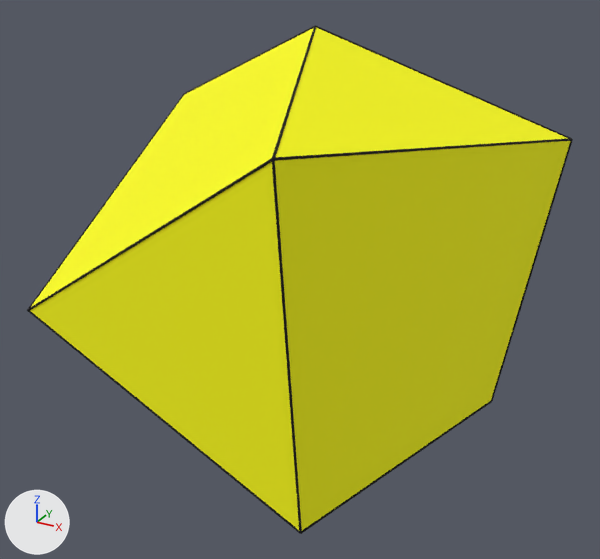
The COLLADA model quiz_110.dae as it was, and as the next commit left it.
Both versions are drawn from a 50 mm camera at (1.72, -3.17, 1.5) aimed at (-0.04, 0.03, -0.1). Lighting does not change. The marker at lower left points along +X, +Y and +Z. The first picture is the older version.

Objects in the first picture: 'Node.003', 'Node.005', 'Node.006', 'Node.007', 'Node.008', 'Node.009', 'Node.011', 'Node.015', 'Node.016', 'Node.017', 'visgeom_0'.
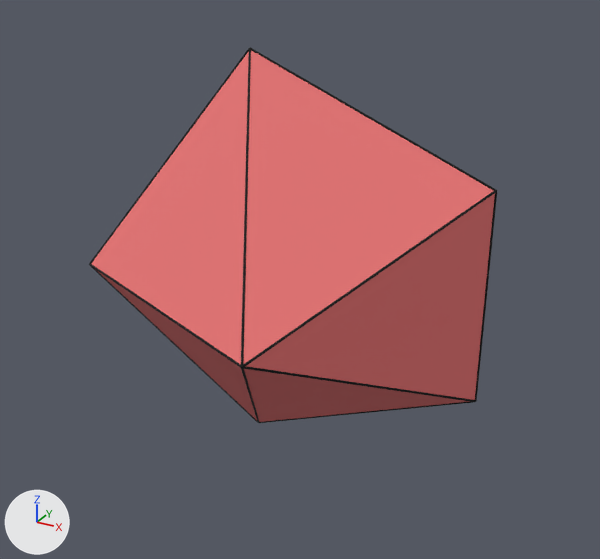
The change, as a list of edits to the scene's bpy script:
```text
Add mat_m_e67373ff:
    mat_m_e67373ff = principled_material('m_e67373ff')
    mat_m_e67373ff.base_color = (0.791, 0.171, 0.171)  # red #e67373
    mat_m_e67373ff.roughness = 0.9
Change me_visgeom_0:
    used by ob_visgeom_0; location = (0.0, 0.0, 0.0)
    remove me_visgeom_0.from_pydata(...)  # 10 vertices, 16 faces; spans x -1.04..1.04, y -0.9..1.11, z -1.2..1.06
    remove me_visgeom_0.materials.append(mat_m_ffff00ff)  # yellow #ffff00
    add me_visgeom_0.from_pydata(...)  # 8 vertices, 12 faces; spans x -0.87..0.87, y -0.96..0.96, z -0.96..0.96
    me_visgeom_0 part 1: the whole mesh is rebuilt
    add me_visgeom_0.materials.append(mat_m_e67373ff)  # red #e67373
Change ob_node_003:
    ob_node_003.location: (0.978, 0.319, 0.0344) -> (-0.571, 0.245, 0.481)
    ob_node_003.rotation_euler: (-0.37, 0.0982, -0.0184) -> (0.47, 0.509, 0.124)  # degrees (-21, 5.6, -1.1) -> degrees (27, 29, 7.1)
Change ob_node_005:
    ob_node_005.location: (0.699, -0.402, -0.621) -> (-0.301, -0.726, 0.0)
    ob_node_005.rotation_euler: (1.75, -0.407, -0.484) -> (1.571, 1.178, 1.178)  # degrees (100, -23, -28) -> degrees (90, 67, 67)
    ob_node_005.scale: (0.005, 0.005, 1.11) -> (0.005, 0.005, 1.24)
Change ob_node_006:
    ob_node_006.location: (-0.519, 0.319, 0.83) -> (-0.571, -0.245, 0.481)
    ob_node_006.rotation_euler: (0.76, -2.121, -1.24) -> (-0.47, 0.509, -0.124)  # degrees (44, -122, -71) -> degrees (-27, 29, -7.1)
Change ob_node_007:
    ob_node_007.location: (0.519, 0.319, 0.83) -> (0.0, 0.481, -0.481)
    ob_node_007.rotation_euler: (0.76, 2.121, 1.24) -> (2.356, -0.378, -0.864)  # degrees (44, 122, 71) -> degrees (135, -22, -50)
    ob_node_007.scale: (0.005, 0.005, 1.22) -> (0.005, 0.005, 1.46)
Change ob_node_008:
    ob_node_008.location: (0.188, -0.402, 0.916) -> (0.0, 0.481, 0.481)
    ob_node_008.rotation_euler: (1.851, 0.347, 0.457) -> (0.785, -0.378, -0.158)  # degrees (106, 20, 26) -> degrees (45, -22, -9.1)
    ob_node_008.scale: (0.005, 0.005, 1.11) -> (0.005, 0.005, 1.46)
Change ob_node_009:
    ob_node_009.location: (-0.947, -0.183, 0.27) -> (0.571, 0.481, -0.245)
    ob_node_009.rotation_euler: (1.999, 0.114, 0.177) -> (2.041, 0.509, 0.801)  # degrees (115, 6.5, 10) -> degrees (117, 29, 46)
    ob_node_009.scale: (0.005, 0.005, 1.59) -> (0.005, 0.005, 1.24)
Change ob_node_011:
    ob_node_011.location: (0.707, -0.183, 0.685) -> (0.0, -0.481, -0.481)
    ob_node_011.rotation_euler: (1.452, -0.427, -0.38) -> (0.785, 0.378, 0.158)  # degrees (83, -24, -22) -> degrees (45, 22, 9.1)
    ob_node_011.scale: (0.005, 0.005, 1.59) -> (0.005, 0.005, 1.46)
Change ob_node_015:
    ob_node_015.location: (-0.188, -0.903, -0.386) -> (0.571, -0.481, 0.245)
    ob_node_015.rotation_euler: (0.0, 2.025, 0.0) -> (-1.101, 0.509, -0.316)  # degrees (0, 116, 0) -> degrees (-63, 29, -18)
    ob_node_015.scale: (0.005, 0.005, 1.49) -> (0.005, 0.005, 1.24)
Change ob_node_016:
    ob_node_016.location: (-0.24, -0.903, 0.356) -> (0.301, 0.0, 0.726)
    ob_node_016.rotation_euler: (0.0, 0.978, 0.0) -> (0.0, 1.964, 0.0)  # degrees (0, 56, 0) -> degrees (0, 113, 0)
    ob_node_016.scale: (0.005, 0.005, 1.49) -> (0.005, 0.005, 1.24)
Change ob_node_017:
    ob_node_017.rotation_euler: (0.0, -0.069, 0.0) -> (0.0, 0.0, 0.0)  # degrees (0, -4, 0) -> degrees (0, 0, 0)
    ob_node_017.location: (0.428, -0.903, 0.0296) -> (0.872, 0.0, 0.0)
    ob_node_017.scale: (0.005, 0.005, 1.49) -> (0.005, 0.005, 0.978)
```

What differs and where, as boxes (x1, y1, x2, y2) in the pictures (600 x 559 px):
'visgeom_0', reshaped, recoloured (25% narrower, 26% shorter): before (30, 28, 570, 530); after (91, 51, 495, 422)
'Node.015', moved, turned, rescaled: before (28, 311, 300, 533); after (242, 190, 497, 368)
'Node.017', moved, rescaled, turned: before (272, 159, 302, 533); after (475, 192, 497, 401)
'Node.016', moved, turned, rescaled: before (27, 158, 272, 311); after (250, 47, 496, 191)
'Node.011', moved, turned, rescaled: before (273, 138, 573, 161); after (241, 368, 259, 423)
'Node.005', moved, turned, rescaled: before (301, 401, 492, 534); after (89, 264, 242, 368)
'Node.006', moved, turned: before (184, 26, 314, 94); after (89, 48, 249, 264)
'Node.003', moved, turned (not visible afterwards): before (491, 140, 573, 401)
'Node.007', moved, turned, rescaled (not visible afterwards): before (316, 26, 570, 138)
'Node.008', moved, turned, rescaled (not visible afterwards): before (272, 25, 316, 159)
'Node.009', moved, turned, rescaled (not visible afterwards): before (28, 94, 184, 309)
